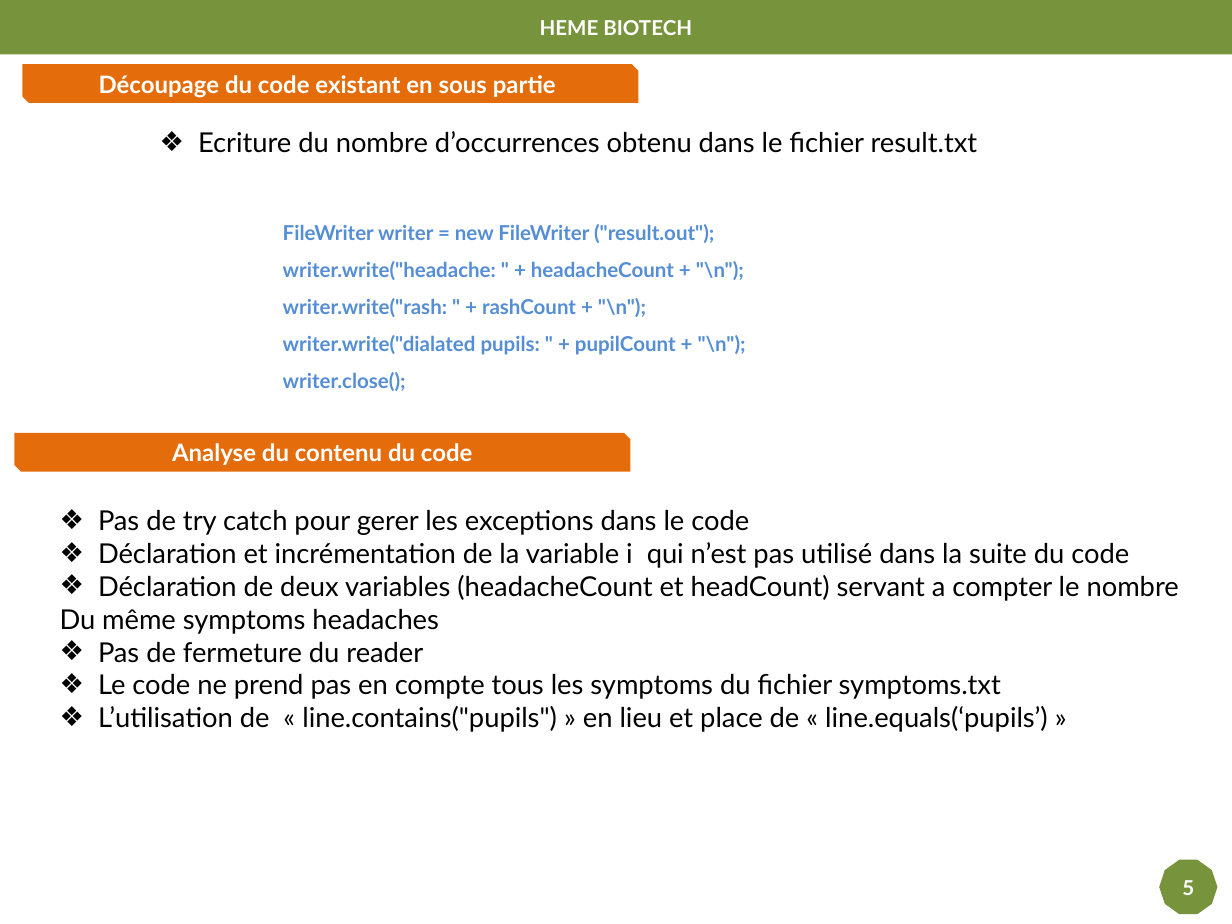
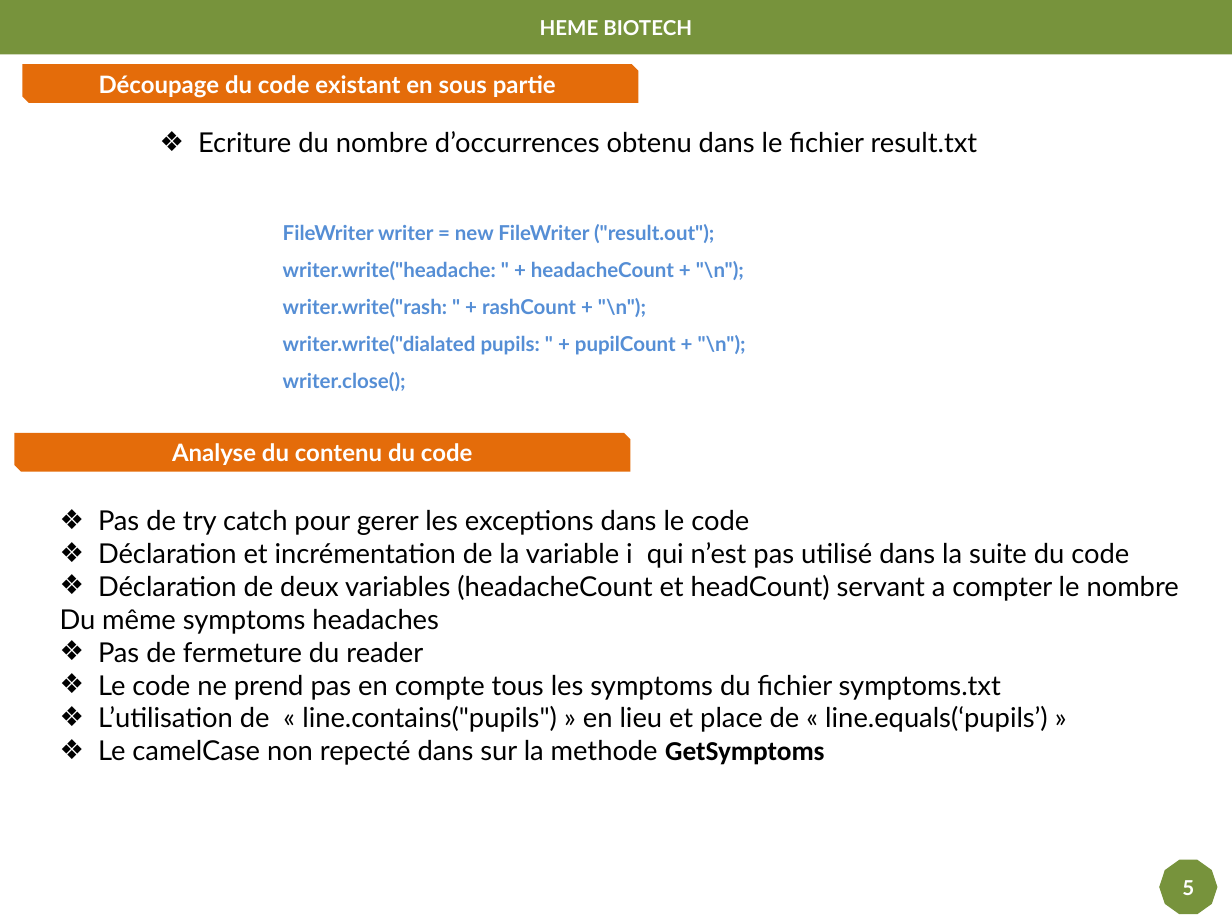
Before and after one commit to bende47/Project_DA_Java_EN_Come_to_the_Rescue_of_a_Java_Application, a slide deck: slide 4 of Projet P2.pptx. Drawn at 1232x924 pixels with LibreOffice and Linux fonts; fonts in the diff are those of the drawing. Boxes give left, top, right and bottom in pixels: in the first picture for what was removed or moved away, otherwise in the second. Text is boxed around its words. In the diff, an @@ line names an element or a change of style, - is before the commit and + after.

```diff
--- a/Projet P2.pptx
+++ b/Projet P2.pptx
@@ text at [98,740,824,765]: paragraph added @@
+❖ Le camelCase non repecté dans sur la methode GetSymptoms
```
Also in this commit, not shown: 5 other slides changed, 2 slides added.
